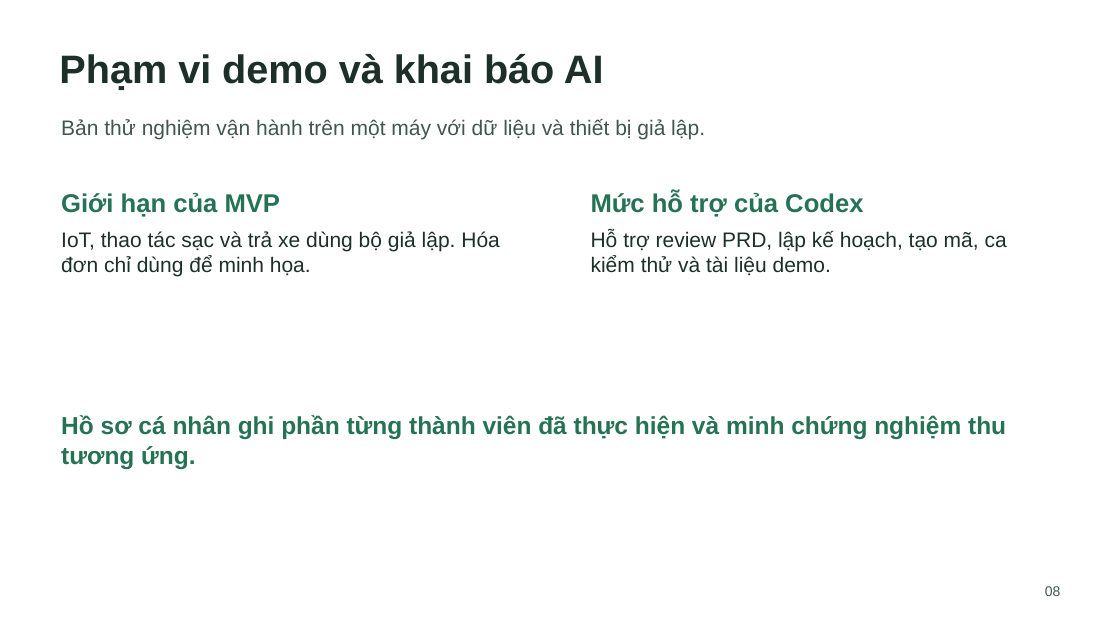
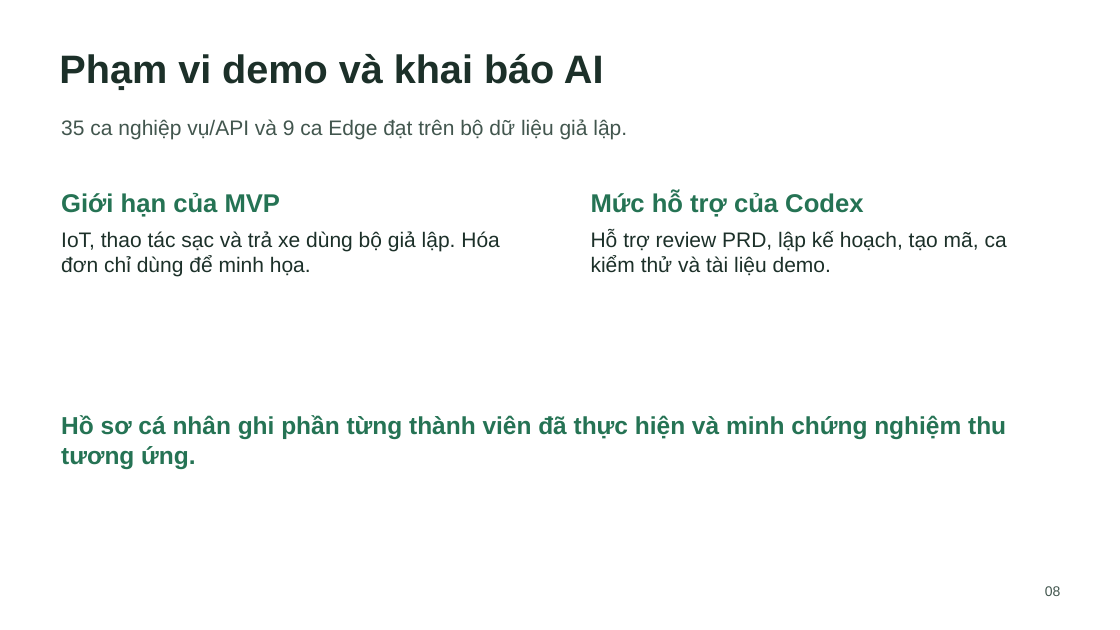
Before and after one commit to Tienledaithandong/BTL_CNPM, a slide deck: slide 8 of deliverables/Smart_E_Mobility_Hub_Demo.pptx. Drawn at 1120x630 pixels with LibreOffice and Linux fonts; fonts in the diff are those of the drawing. Boxes give left, top, right and bottom in pixels: in the first picture for what was removed or moved away, otherwise in the second. Text is boxed around its words. In the diff, an @@ line names an element or a change of style, - is before the commit and + after.

```diff
--- a/deliverables/Smart_E_Mobility_Hub_Demo.pptx
+++ b/deliverables/Smart_E_Mobility_Hub_Demo.pptx
@@ text at (61, 119, 627, 140): text changed @@
-Bản thử nghiệm vận hành trên một máy với dữ liệu và thiết bị giả lập.
+35 ca nghiệp vụ/API và 9 ca Edge đạt trên bộ dữ liệu giả lập.
```
Also in this commit, not shown: 3 other slides changed, 27 other files.
